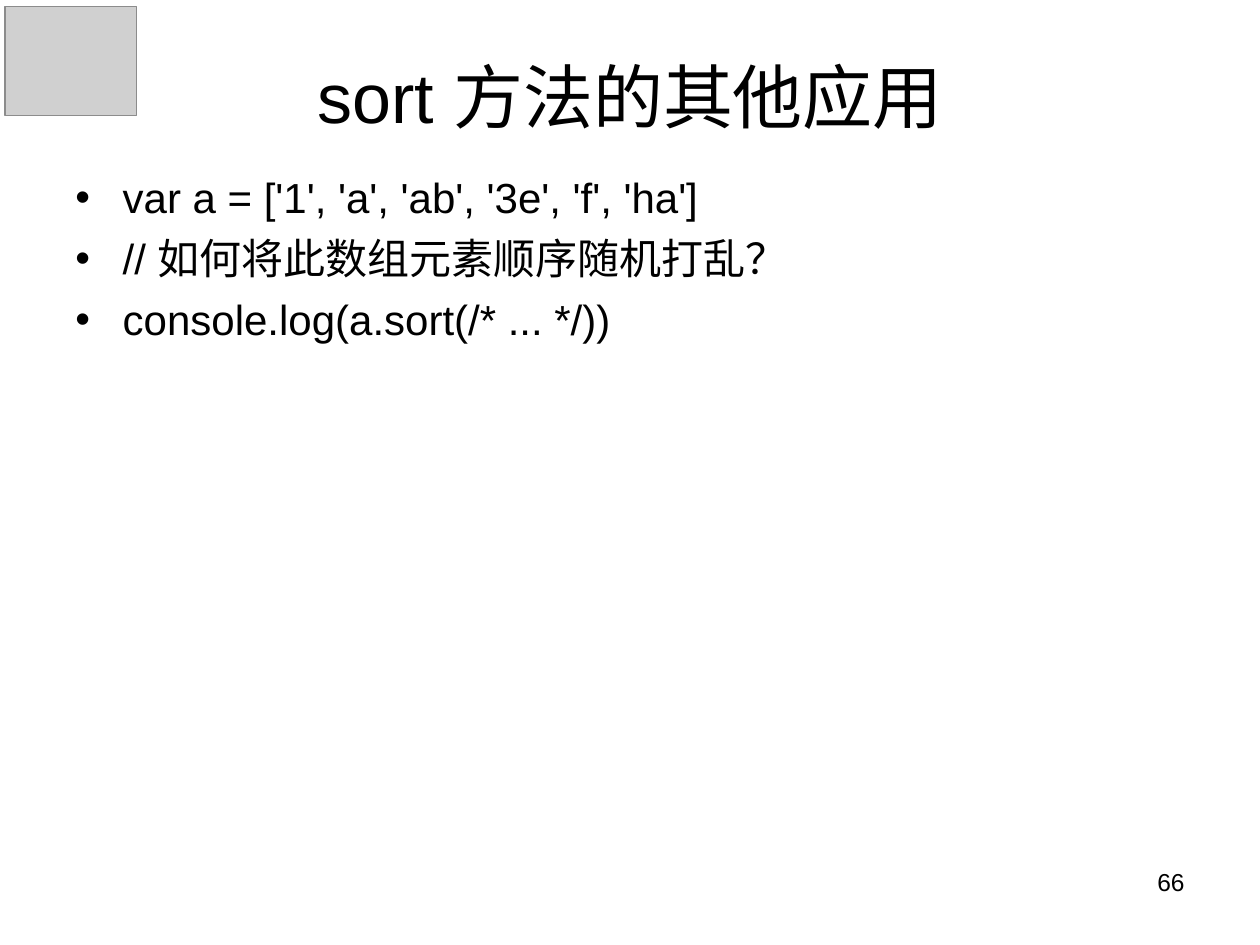
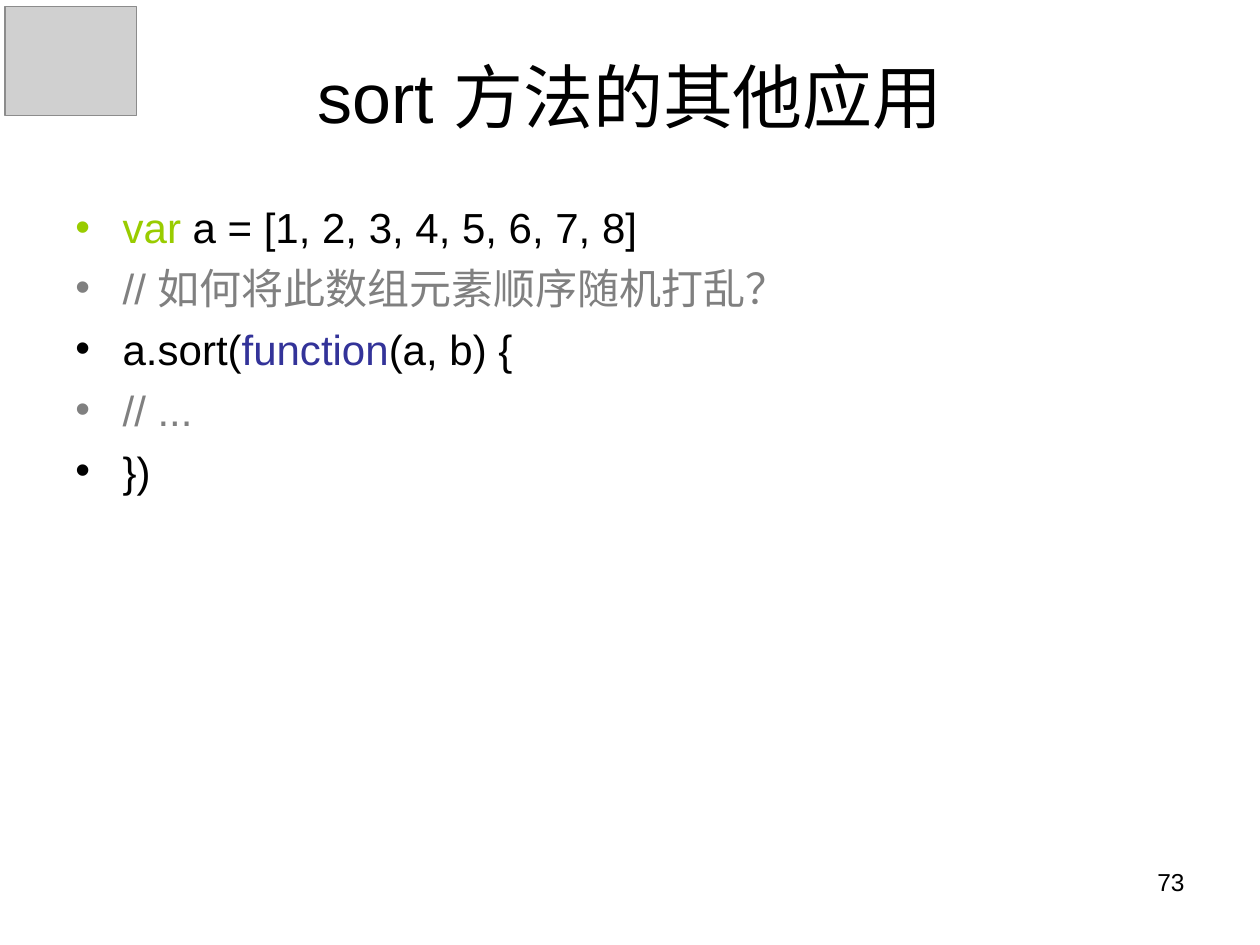
Before and after one commit to panxuepeng/javascript, a slide deck: slide 73 of ppt/1-1（第一天课程）.ppt (slide 66 before the commit). Drawn at 1260x945 pixels with LibreOffice and Linux fonts; fonts in the diff are those of the drawing; grey boxes stand for pictures. Boxes give left, top, right and bottom in pixels: in the first picture for what was removed or moved away, otherwise in the second. Text is boxed around its words. In the diff, an @@ line names an element or a change of style, - is before the commit and + after.

```diff
--- a/ppt/1-1（第一天课程）.ppt
+++ b/ppt/1-1（第一天课程）.ppt
@@ text "var a = [1, 2, ...": place and size @@
-text "var a = [1, 2, ..." at <box>123,182,788,343</box>
+text "var a = [1, 2, ..." at <box>123,212,788,373</box>
@@ text at <box>123,212,637,251</box>: text changed @@
-• var a = ['1', 'a', 'ab', '3e', 'f', 'ha']
+• var a = [1, 2, 3, 4, 5, 6, 7, 8]
@@ text at <box>158,268,788,308</box>: text colour #000000 to #808080 in "// 如何将此数组元素顺序随机打乱？"; bullet colour #000000 to #808080 @@
@@ text at <box>123,334,486,373</box>: text changed @@
-• console.log(a.sort(/* ... */))
+• a.sort(function(a, b) {
+• // ...
+• })
@@ page number at <box>1157,874,1184,892</box>: text changed @@
-66
+73
```
Also in this commit, not shown: 39 other slides changed, 14 slides added, 4 slides removed, 1 other file.
